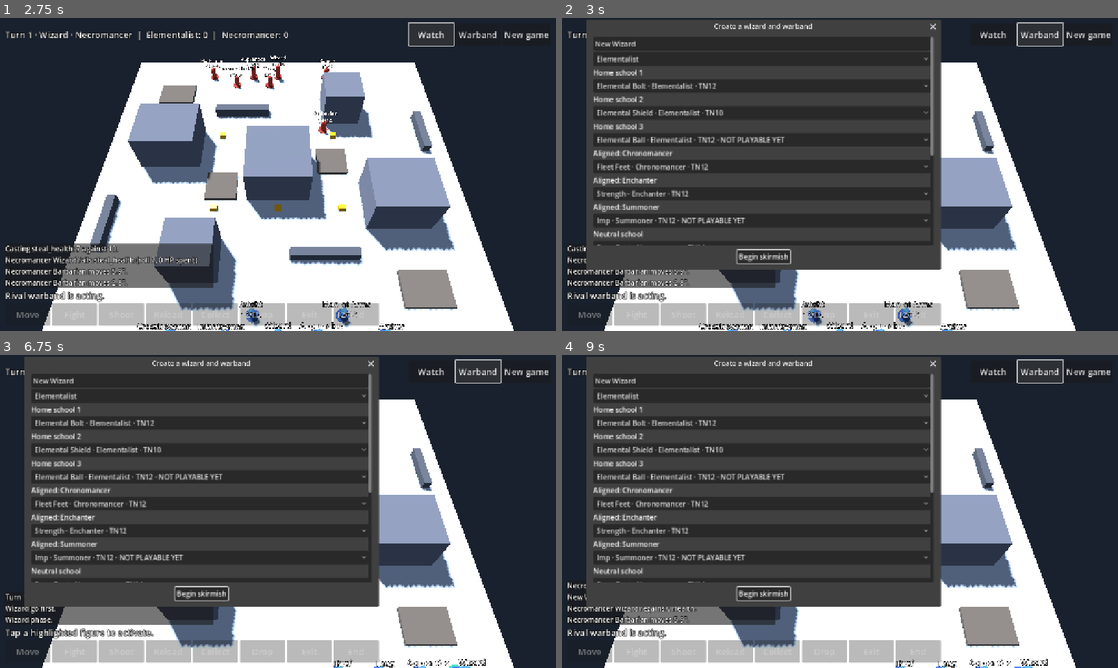
Above: before the commit, frames 1-4 (two rows, left to right).
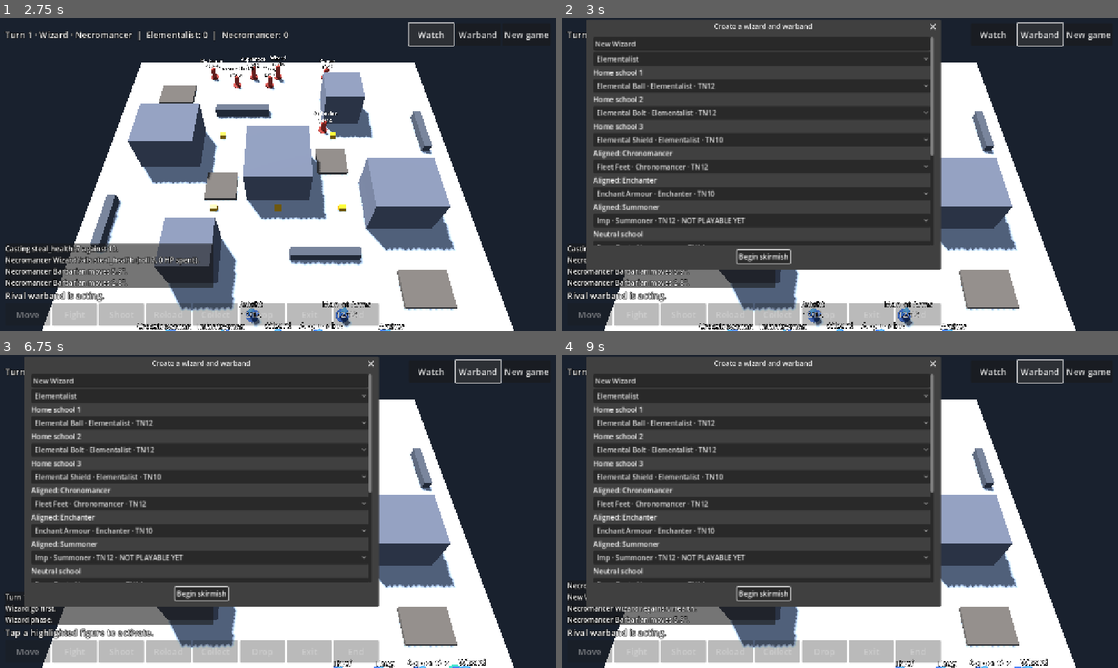
Above: after the commit, the same moments.

Repository: drag0nblad3/Frostgame
Game: Godot game, scene res://scenes/main.tscn
The game is run twice, just before and just after one commit, with the same random seed, the same clock (stepped at 60 frames per second) and the same inputs.
Inputs:
- Up to frame 1 (2.75 s): click "New game" at 0.5 s; click "New game" at 1.25 s; click "Watch" at 2 s
- Up to frame 2 (3 s): click "Warband" at 2.75 s
- Up to frame 3 (6.75 s): click "Hire" at 3.5 s; click "Begin skirmish" at 4.25 s; click "Watch" at 5 s; click "Watch" at 5.75 s; click "Warband" at 6.5 s
- Up to frame 4 (9 s): click "Begin skirmish" at 7.25 s; click "Watch" at 8 s; click "Warband" at 8.75 s

Frame 1 is identical in both runs. In frame 2, 0.9% of the frame differs, in the area x 6-40%, y 20-58%; in frame 3, 0.9%; in frame 4, 0.9%.

Commit message:
Add ongoing spell effects, area magic, poison and timed resistance

Diff:
--- a/data/spells.json
+++ b/data/spells.json
@@ -74,7 +74,8 @@
     "name": "Elemental Ball",
     "school": "elementalist",
     "number": 12,
-    "kind": "unimplemented"
+    "kind": "area_shot",
+    "range": 16
   },
   "raise_zombie": {
     "name": "Raise Zombie",
@@ -86,7 +87,7 @@
     "name": "Slow",
     "school": "chronomancer",
     "number": 10,
-    "kind": "unimplemented"
+    "kind": "buff"
   },
   "fast_act": {
     "name": "Fast Act",
@@ -98,7 +99,7 @@
     "name": "Enchant Armour",
     "school": "enchanter",
     "number": 8,
-    "kind": "unimplemented"
+    "kind": "buff"
   },
   "enchant_weapon": {
     "name": "Enchant Weapon",
@@ -134,7 +135,7 @@
     "name": "Furious Quill",
     "school": "sigilist",
     "number": 10,
-    "kind": "unimplemented"
+    "kind": "buff"
   },
   "mind_control": {
     "name": "Mind Control",
@@ -170,7 +171,7 @@
     "name": "Curse",
     "school": "witch",
     "number": 8,
-    "kind": "unimplemented"
+    "kind": "buff"
   },
   "fog": {
     "name": "Fog",
@@ -183,5 +184,11 @@
     "school": "witch",
     "number": 10,
     "kind": "unimplemented"
+  },
+  "destroy_undead": {
+    "name": "Destroy Undead",
+    "school": "thaumaturge",
+    "number": 10,
+    "kind": "special"
   }
 }
--- a/src/core/explain/explainer.gd
+++ b/src/core/explain/explainer.gd
@@ -49,6 +49,10 @@
 			return "Treasure %d is lost." % (d["treasure"] + 1)
 		"exit":
 			return "%s leaves the table safely." % name_of(s, d["id"])
+		"poison":
+			return "%s is poisoned." % name_of(s, d["id"])
+		"spell_expired":
+			return "%s breaks free of %s." % [name_of(s, d["id"]), d["spell"]]
 		"cast_roll":
 			return "Casting %s: %d against %d." % [d["id"], d["total"], d["tn"]]
 		"cast_result":
--- a/src/core/figures/figure.gd
+++ b/src/core/figures/figure.gd
@@ -16,6 +16,7 @@
 var disengaged := {}
 var spell_effects := {}
 var elemental_shield := 0
+var poisoned := false
 ## Turn bookkeeping, reset by the controller each turn.
 var activated := false
 var actions_left := 0
@@ -51,17 +52,33 @@
 
 
 func effective_fight() -> int:
-	return def.fight - (1 if treasure_id >= 0 and def.treasure_encumbered() else 0) + (2 if spell_effects.has("strength") else 0) + (1 if spell_effects.has("combat_awareness") else 0)
+	return def.fight - (1 if treasure_id >= 0 and def.treasure_encumbered() else 0) + (2 if spell_effects.has("strength") else 0) + (1 if spell_effects.has("combat_awareness") else 0) - (2 if spell_effects.has("furious_quill") else 0)
 
 
 func effective_armour() -> int:
-	var total := def.armour + (2 if spell_effects.has("shield") else 0) + (1 if spell_effects.has("combat_awareness") else 0)
+	var total := def.armour + (2 if spell_effects.has("shield") else 0) + (1 if spell_effects.has("combat_awareness") else 0) + (1 if spell_effects.has("enchant_armour") else 0)
 	return total if def.role == "creature" else mini(total, 15)
 
 
 func effective_move() -> int:
-	return def.move + (2 if spell_effects.has("fleet_feet") else 0)
+	return maxi(1, def.move + (2 if spell_effects.has("fleet_feet") else 0) - (1 if spell_effects.has("furious_quill") else 0))
 
 
 func effective_will() -> int:
 	return def.will + (2 if spell_effects.has("mind_lock") else 0)
+
+
+func action_limit() -> int:
+	return 1 if poisoned or spell_effects.has("slow") else 2
+
+
+func roll_penalty() -> int:
+	return -2 if spell_effects.has("curse") else 0
+
+
+func effective_shoot() -> int:
+	return def.shoot - (4 if spell_effects.has("furious_quill") else 0)
+
+
+func immune_to_poison() -> bool:
+	return def.traits.has("undead") or def.traits.has("construct") or def.traits.has("demon")
--- a/src/core/rules/combat/melee.gd
+++ b/src/core/rules/combat/melee.gd
@@ -31,8 +31,8 @@
 static func resolve(dice: Dice, figures: Array[Figure], a: Figure, b: Figure, critical_hits: bool = false) -> Dictionary:
 	var ar := dice.d20()
 	var br := dice.d20()
-	var at := ar + fight_mod(figures, a, b)
-	var bt := br + fight_mod(figures, b, a)
+	var at := ar + fight_mod(figures, a, b) + a.roll_penalty()
+	var bt := br + fight_mod(figures, b, a) + b.roll_penalty()
 	var out := {"a_roll": ar, "b_roll": br, "a_total": at, "b_total": bt, "a_dmg": 0, "b_dmg": 0}
 	var ac := critical_hits and ar == 20
 	var bc := critical_hits and br == 20
--- a/src/core/rules/combat/shooting.gd
+++ b/src/core/rules/combat/shooting.gd
@@ -59,8 +59,8 @@
 		mod -= 2
 	var sr := dice.d20()
 	var tr := dice.d20()
-	var st := sr + mini(shooter.def.shoot + (3 if target.spell_effects.has("glow") else 0), 10)
-	var tt := tr + mini(target.effective_fight() + mod, 10)
+	var st := sr + mini(shooter.effective_shoot() + (3 if target.spell_effects.has("glow") else 0), 10) + shooter.roll_penalty()
+	var tt := tr + mini(target.effective_fight() + mod, 10) + target.roll_penalty()
 	var dmg := 0
 	if (not critical_hits and st > tt) or (critical_hits and tr != 20 and (sr == 20 or st > tt)):
 		dmg = Damage.amount(st, shooter.ranged.damage_mod, target.effective_armour(), sr, critical_hits)
--- a/src/core/rules/turn/group_activation.gd
+++ b/src/core/rules/turn/group_activation.gd
@@ -53,7 +53,7 @@
 
 
 func start_member(s: GameState, f: Figure) -> void:
-	f.actions_left = 1
+	f.actions_left = 0 if stage == SECOND and f.action_limit() == 1 and f.moves_taken > 0 else 1
 	if movement_pass():
 		s.early.record_activation(s, f)
 		f.moves_taken = 0
--- a/src/core/state/game_controller.gd
+++ b/src/core/state/game_controller.gd
@@ -48,11 +48,13 @@
 	if state.active_id != -1 or f == null or not activatable().has(f):
 		return false
 	state.active_id = id
+	if not state.group.in_progress() or state.group.movement_pass():
+		_magic.on_activate(f)
 	if state.group.in_progress():
 		state.group.start_member(state, f)
 	else:
 		state.early.record_activation(state, f)
-		f.actions_left = 2
+		f.actions_left = f.action_limit()
 		f.moves_taken = 0
 		f.acted = false
 	emit("activate", {"id": id})
@@ -177,6 +179,8 @@
 	emit("end_activation", {"id": f.id})
 	if state.group.in_progress():
 		var before := state.group.stage
+		if before == GroupActivation.SECOND:
+			_magic.on_end_activation(f)
 		var complete := state.group.finish_member(state, f)
 		if complete:
 			emit("group_complete", {"side": f.side})
@@ -185,6 +189,7 @@
 			emit("group_second", {"side": f.side})
 		return
 	f.activated = true
+	_magic.on_end_activation(f)
 	_flow.after_activation()
 
 
@@ -205,6 +210,11 @@
 		if dmg == 0:
 			return
 	var out := Damage.apply(f, dmg)
+	if combat and not out and by != f and by.def.traits.has("poison") and not f.immune_to_poison() and not f.poisoned:
+		f.poisoned = true
+		if state.active() == f:
+			f.actions_left = mini(f.actions_left, 0 if f.acted or f.moves_taken > 0 else 1)
+		emit("poison", {"id": f.id})
 	emit("damage", {"id": f.id, "by": by.id, "amount": dmg, "health": f.health})
 	if out:
 		_loot.drop_on_death(f)
--- a/src/core/state/spell_actions.gd
+++ b/src/core/state/spell_actions.gd
@@ -33,6 +33,12 @@
 		return false
 	if kind == "shot":
 		return t != f
+	if kind == "area_shot":
+		return t.side != f.side
+	if id == "enchant_armour":
+		return t.def.role == "soldier" and t.def.armour >= 11 and not t.spell_effects.has(id)
+	if id == "destroy_undead":
+		return t.def.traits.has("undead")
 	if kind in ["heal", "resist"] and (t.def.traits.has("undead") or t.def.traits.has("construct")):
 		return false
 	if kind == "resist":
@@ -47,7 +53,7 @@
 		return false
 	var f := c.state.active()
 	var raw := c.dice.d20()
-	var total := CastingRoll.modified(raw, 0, f.def.role == "apprentice")
+	var total := CastingRoll.modified(raw, f.roll_penalty() - (2 if f.spell_effects.has("furious_quill") else 0), f.def.role == "apprentice")
 	var tn := int(c.state.spellbooks[f.side][id])
 	c._spend(f)
 	c.state.pending_cast = {"id": id, "caster": f.id, "target": target_id, "raw": raw, "total": total, "tn": tn}
@@ -84,8 +90,26 @@
 		"elemental_bolt", "bone_dart":
 			t = ShotTarget.randomize(c.dice, s.figures, t)
 			_shot(f, t, int(s.spell_catalog[id]["power"]))
+		"slow", "curse", "furious_quill":
+			t.spell_effects[id] = int(result["roll"])
+			if id == "slow" and t == s.active():
+				t.actions_left = 0
+		"elemental_ball":
+			var affected: Array[Figure] = []
+			for other in s.figures:
+				if other.in_play() and Shooting.distance(t, other) <= 1.0 and (other == t or LineOfSight.check(s.board, t.pos, other.pos).clear):
+					for member in ShotTarget.participants(s.figures, other):
+						if not affected.has(member):
+							affected.append(member)
+			for other in affected:
+				_shot(f, other, 5, t.pos if other != t else f.pos)
+		"destroy_undead":
+			var raw := c.dice.d20()
+			var total := raw + t.effective_will() + t.roll_penalty()
+			if not StatRoll.succeeds(raw, t.effective_will() + t.roll_penalty(), result["roll"]):
+				c._hurt(t, t.health if t.effective_will() <= 2 else maxi(0, int(result["roll"]) - total) * 3, f, false)
 		"steal_health":
-			if not StatRoll.succeeds(c.dice.d20(), t.effective_will(), result["roll"]):
+			if not StatRoll.succeeds(c.dice.d20(), t.effective_will() + t.roll_penalty(), result["roll"]):
 				c._hurt(t, 3, f, false)
 				if f.in_play():
 					_heal(f, 3)
@@ -98,21 +122,45 @@
 func _heal(t: Figure, amount: int) -> void:
 	var old := t.health
 	t.health = mini(t.def.health, t.health + amount)
+	if t.health > old:
+		t.poisoned = false
 	c.emit("heal", {"id": t.id, "amount": t.health - old})
 
 
-func _shot(f: Figure, t: Figure, power: int) -> void:
+func _shot(f: Figure, t: Figure, power: int, origin: Variant = null) -> void:
+	if not t.in_play():
+		return
 	var s := c.state
-	var mod := Shooting.target_mod(LineOfSight.check(s.board, f.pos, t.pos)) + (1 if f.moves_taken > 0 else 0)
+	var from: Vector2 = f.pos if origin == null else origin
+	var mod := Shooting.target_mod(LineOfSight.check(s.board, from, t.pos)) + (1 if f.moves_taken > 0 else 0)
 	if t.def.traits.has("large"):
 		mod -= 2
 	var ar := c.dice.d20()
 	var dr := c.dice.d20()
-	var a := ar + mini(power + (3 if t.spell_effects.has("glow") else 0), 10)
-	var d := dr + mini(t.effective_fight() + mod, 10)
+	var a := ar + mini(power + (3 if t.spell_effects.has("glow") else 0), 10) + f.roll_penalty()
+	var d := dr + mini(t.effective_fight() + mod, 10) + t.roll_penalty()
 	var won := a > d
 	if s.critical_hits:
 		won = dr != 20 and (ar == 20 or won)
 	var dmg := Damage.amount(a, 0, t.effective_armour(), ar, s.critical_hits) if won else 0
 	c.emit("spell_shot", {"id": f.id, "target": t.id, "attack": a, "defence": d})
 	c._hurt(t, dmg, f)
+
+
+func _resist_effect(f: Figure, id: String) -> void:
+	if f.in_play() and f.spell_effects.has(id) and StatRoll.succeeds(c.dice.d20(), f.effective_will() + f.roll_penalty(), int(f.spell_effects[id])):
+		f.spell_effects.erase(id)
+		c.emit("spell_expired", {"id": f.id, "spell": id})
+
+
+func on_activate(f: Figure) -> void:
+	_resist_effect(f, "furious_quill")
+
+
+func on_end_activation(f: Figure) -> void:
+	_resist_effect(f, "slow")
+
+
+func on_end_turn() -> void:
+	for f in c.state.figures:
+		_resist_effect(f, "curse")
--- a/src/core/state/turn_flow.gd
+++ b/src/core/state/turn_flow.gd
@@ -46,6 +46,7 @@
 	var s := _c.state
 	while not s.over and s.waiting(s.current_side()).is_empty():
 		if s.phase == Phase.CREATURE:
+			_c._magic.on_end_turn()
 			start_turn()
 			return
 		s.order_index += 1
--- a/src/view/hud/battle_hud.gd
+++ b/src/view/hud/battle_hud.gd
@@ -10,7 +10,7 @@
 signal action_pressed(action: String)
 
 const LOG_LINES := 4
-const ACTIONS := {"move": "Move", "fight": "Fight", "shoot": …(733 unchanged characters)… s", "spell_steal_health": "Steal Health"}
+const ACTIONS := {"move": "Move", "fight": "Fight", "shoot": …(733 unchanged characters)… s", "spell_steal_health": "Steal Health", "spell_slow": "Slow", "spell_curse": "Curse", "spell_furious_quill": "Furious Quill", "spell_enchant_armour": "Enchant Armour", "spell_elemental_ball": "Elemental Ball", "spell_destroy_undead": "Destroy Undead"}
 
 var _status: Label
 var _hint: Label
--- /dev/null
+++ b/tests/unit/test_status_effects.gd
@@ -0,0 +1,30 @@
+extends TestCase
+
+
+func test_poison_and_heal() -> void:
+	var c := make_game(make_board(), [fig("thug", 0, Vector2(10, 10)), fig("ice_spider", -1, Vector2(11, 10)), fig("skeleton", -1, Vector2(20, 20))], Dice.new(1))
+	var a := c.state.figure(1)
+	c._hurt(a, 1, c.state.figure(2))
+	check(a.poisoned)
+	check_eq(a.action_limit(), 1)
+	c._magic._heal(a, 1)
+	check(not a.poisoned)
+	check_eq(a.action_limit(), 2)
+	check(c.state.figure(3).immune_to_poison())
+
+
+func test_spell_modifiers_and_expiry() -> void:
+	var c := make_game(make_board(), [fig("thug", 0, Vector2(10, 10)), fig("thug", 1, Vector2(20, 20))], LoadedDice.new([20, 20, 20]))
+	var a := c.state.figure(1)
+	a.spell_effects = {"curse": 14, "slow": 14, "furious_quill": 14}
+	check_eq(a.action_limit(), 1)
+	check_eq(a.roll_penalty(), -2)
+	check_eq(a.effective_fight(), 0)
+	check_eq(a.effective_move(), 5)
+	check_eq(a.effective_shoot(), -4)
+	c._magic.on_activate(a)
+	check(not a.spell_effects.has("furious_quill"))
+	c._magic.on_end_activation(a)
+	check_eq(a.action_limit(), 2)
+	c._magic.on_end_turn()
+	check_eq(a.roll_penalty(), 0)
Not shown, changed: docs/rules-coverage.md
